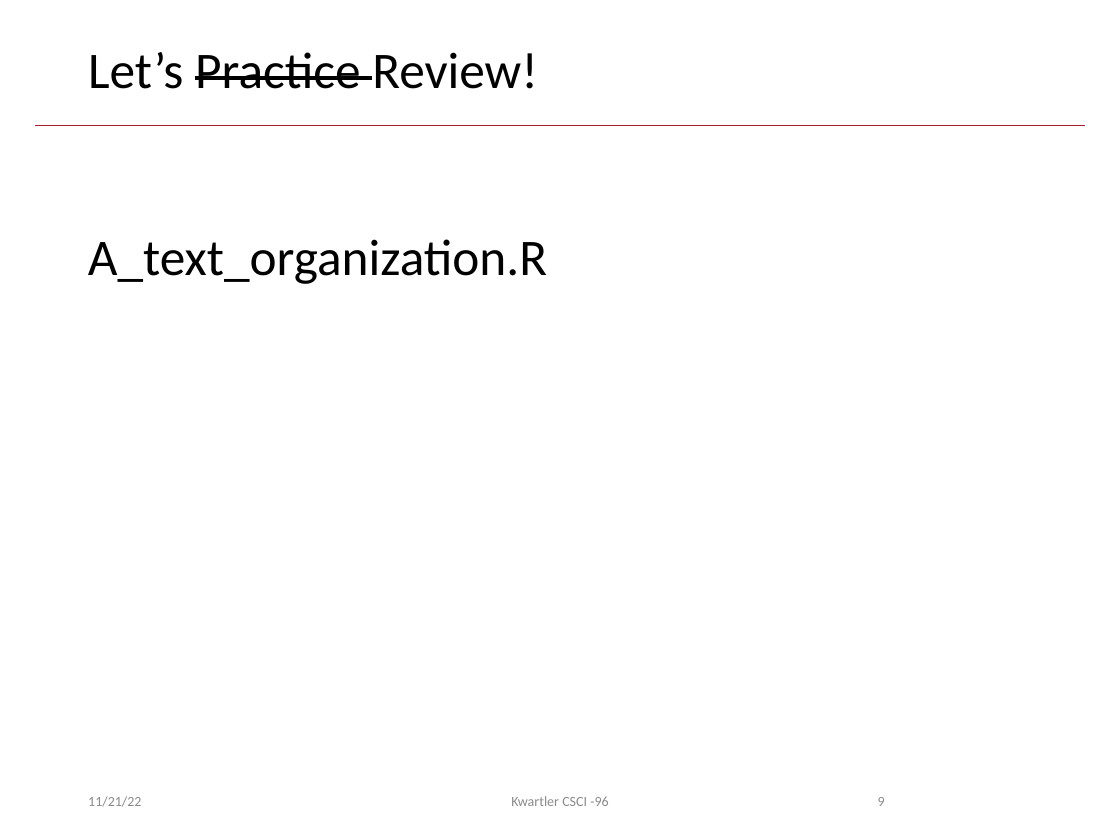
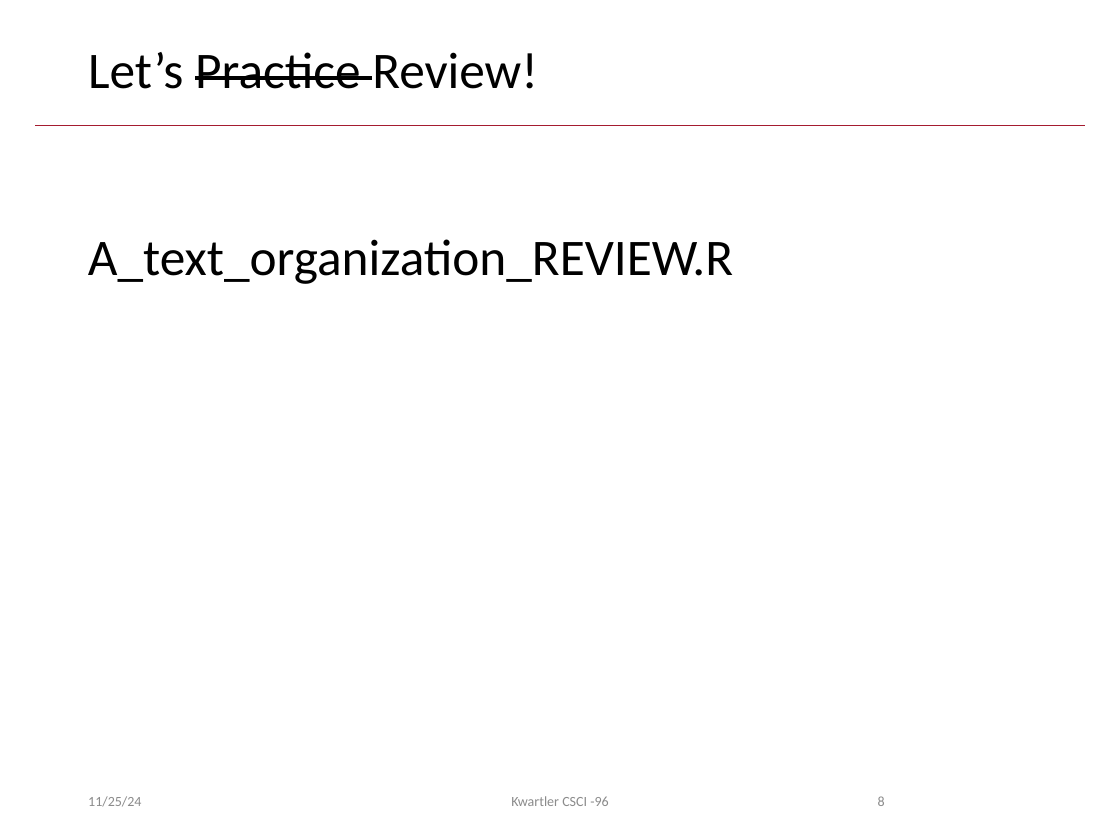
Before and after one commit to kwartler/Harvard_DataMining_Business_Student, a slide deck: slide 8 of Lessons/K_Text_Mining_2/A_TM_review.pptx (slide 9 before the commit). Drawn at 1120x840 pixels with LibreOffice and Linux fonts; fonts in the diff are those of the drawing; background and template pictures are left out. Boxes give left, top, right and bottom in pixels: in the first picture for what was removed or moved away, otherwise in the second. Text is boxed around its words. In the diff, an @@ line names an element or a change of style, - is before the commit and + after.

```diff
--- a/Lessons/K_Text_Mining_2/A_TM_review.pptx
+++ b/Lessons/K_Text_Mining_2/A_TM_review.pptx
@@ text at (88, 239, 733, 284): text changed @@
-A_text_organization.R
+A_text_organization_REVIEW.R
@@ text at (88, 796, 141, 807): text changed @@
-11/21/22
+11/25/24
@@ page number at (878, 796, 885, 806): text changed @@
-9
+8
```
Also in this commit, not shown: 7 other slides changed, 1 slide removed, 5 other files.
